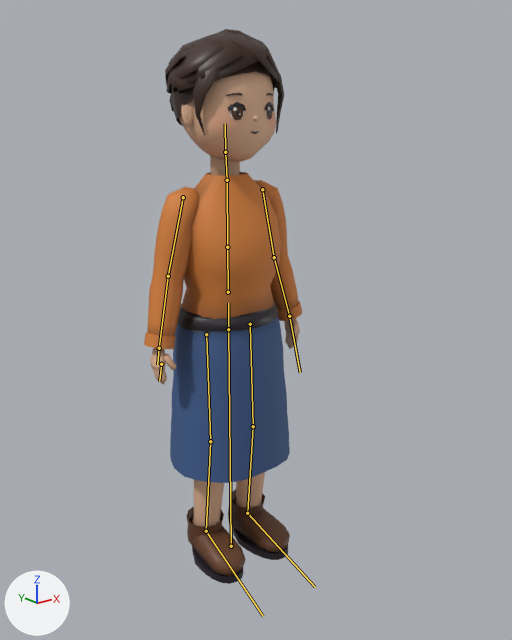
The glTF model public/models/villager-woman.glb as it was, and as the next commit left it.
Camera for both pictures: a 50 mm lens placed at (-1.224, -1.662, 1.444), pointed at (0.012, -0.117, 0.826). The lights are fixed; the arrows at lower left show +X, +Y and +Z. The first picture is the older version. The bones that bend it are drawn over the model as lines.

The first picture shows 'villager-woman'.
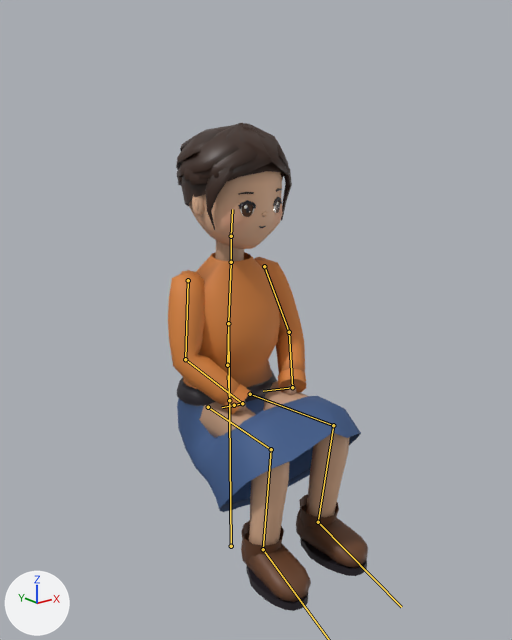
The newer file adds an action. The first version stands in its rest pose; the second is drawn at frame 6 of the action 'Sit'.

Changed parts and their boxes (x1, y1, x2, y2) in the pictures (512 x 640 px):
```json
{"object": "villager-woman", "change": "posed", "before": [144, 29, 302, 584], "after": [168, 123, 368, 611], "on screen": "26% wider, 12% shorter"}
{"bone": "hips", "before": "(228, 329) to (228, 303)", "after": "(229, 400) to (228, 375)"}
{"bone": "spine", "before": "(228, 292) to (227, 247)", "after": "(227, 365) to (228, 323)"}
{"bone": "chest", "before": "(227, 247) to (227, 180)", "after": "(228, 323) to (231, 262)"}
{"bone": "head", "before": "(225, 152) to (225, 123)", "after": "(231, 236) to (232, 209)"}
{"bone": "upperarm_L", "before": "(262, 189) to (274, 257)", "after": "(264, 266) to (289, 332)"}
{"bone": "forearm_L", "before": "(274, 257) to (289, 316)", "after": "(289, 332) to (292, 387)"}
{"bone": "hand_L", "before": "(289, 316) to (300, 372)", "after": "(292, 387) to (263, 391)"}
{"bone": "upperarm_R", "before": "(183, 197) to (168, 276)", "after": "(188, 280) to (185, 359)"}
{"bone": "forearm_R", "before": "(168, 276) to (159, 348)", "after": "(185, 359) to (242, 403)"}
{"bone": "hand_R", "before": "(159, 348) to (157, 364)", "after": "(242, 403) to (231, 406)"}
{"bone": "thigh_L", "before": "(250, 324) to (253, 426)", "after": "(250, 394) to (333, 425)"}
{"bone": "shin_L", "before": "(253, 426) to (247, 513)", "after": "(333, 425) to (318, 522)"}
{"bone": "foot_L", "before": "(247, 513) to (315, 587)", "after": "(318, 522) to (401, 607)"}
{"bone": "thigh_R", "before": "(206, 334) to (210, 441)", "after": "(208, 407) to (271, 449)"}
{"bone": "shin_R", "before": "(210, 441) to (206, 531)", "after": "(271, 449) to (263, 549)"}
```

Edits to the scene script, one JSON object a line:
```json
{"block": "bone_hips", "where": "bone_hips = bpy.data.objects['Villager'].pose.bones['hips']  # child of 'root'"}
{"op": "set", "path": "bone_hips.location", "old": "(0.0, 0.0, 0.0)", "new": "(0.0, -0.236, 0.0)"}
{"op": "set", "path": "bone_hips.rotation_quaternion", "old": "(1.0, 0.0, 0.0, 0.0)", "new": "(0.999, -0.035, 0.0, 0.0)", "note": "degrees (0, 0, 0) -> degrees (-4, 0, 0)"}
{"block": "bone_spine", "where": "bone_spine = bpy.data.objects['Villager'].pose.bones['spine']  # child of 'hips'"}
{"op": "set", "path": "bone_spine.rotation_quaternion", "old": "(1.0, 0.0, 0.0, 0.0)", "new": "(0.998, 0.061, 0.0, 0.0)", "note": "degrees (0, 0, 0) -> degrees (7, 0, 0)"}
{"block": "bone_chest", "where": "bone_chest = bpy.data.objects['Villager'].pose.bones['chest']  # child of 'spine'"}
{"op": "set", "path": "bone_chest.rotation_quaternion", "old": "(1.0, 0.0, 0.0, 0.0)", "new": "(1.0, 0.015, 0.0, 0.0)", "note": "degrees (0, 0, 0) -> degrees (2, 0, 0)"}
{"block": "bone_head", "where": "bone_head = bpy.data.objects['Villager'].pose.bones['head']  # child of 'neck'"}
{"op": "set", "path": "bone_head.rotation_quaternion", "old": "(1.0, 0.0, 0.0, 0.0)", "new": "(1.0, 0.006, 0.019, -0.002)", "note": "degrees (0, 0, 0) -> degrees (1, 2, 0)"}
{"block": "bone_upperarm_l", "where": "bone_upperarm_l = bpy.data.objects['Villager'].pose.bones['upperarm_L']  # child of 'chest'"}
{"op": "set", "path": "bone_upperarm_l.rotation_quaternion", "old": "(1.0, 0.0, 0.0, 0.0)", "new": "(-0.893, 0.142, -0.409, 0.123)", "note": "degrees (0, 0, 0) -> degrees (-29, 44, -28)"}
{"block": "bone_forearm_l", "where": "bone_forearm_l = bpy.data.objects['Villager'].pose.bones['forearm_L']  # child of 'upperarm_L'"}
{"op": "set", "path": "bone_forearm_l.rotation_quaternion", "old": "(1.0, 0.0, 0.0, 0.0)", "new": "(0.921, -0.38, 0.0, -0.091)", "note": "degrees (0, 0, 0) -> degrees (-45, -4, -10)"}
{"block": "bone_hand_l", "where": "bone_hand_l = bpy.data.objects['Villager'].pose.bones['hand_L']  # child of 'forearm_L'"}
{"op": "set", "path": "bone_hand_l.rotation_quaternion", "old": "(1.0, 0.0, 0.0, 0.0)", "new": "(0.428, 0.765, -0.367, 0.311)", "note": "degrees (0, 0, 0) -> degrees (136, -52, -29)"}
{"block": "bone_upperarm_r", "where": "bone_upperarm_r = bpy.data.objects['Villager'].pose.bones['upperarm_R']  # child of 'chest'"}
{"op": "set", "path": "bone_upperarm_r.rotation_quaternion", "old": "(1.0, 0.0, 0.0, 0.0)", "new": "(-0.893, 0.142, 0.409, -0.123)", "note": "degrees (0, 0, 0) -> degrees (-29, -44, 28)"}
{"block": "bone_forearm_r", "where": "bone_forearm_r = bpy.data.objects['Villager'].pose.bones['forearm_R']  # child of 'upperarm_R'"}
{"op": "set", "path": "bone_forearm_r.rotation_quaternion", "old": "(1.0, 0.0, 0.0, 0.0)", "new": "(0.921, -0.38, 0.0, 0.091)", "note": "degrees (0, 0, 0) -> degrees (-45, 4, 10)"}
{"block": "bone_hand_r", "where": "bone_hand_r = bpy.data.objects['Villager'].pose.bones['hand_R']  # child of 'forearm_R'"}
{"op": "set", "path": "bone_hand_r.rotation_quaternion", "old": "(1.0, 0.0, 0.0, 0.0)", "new": "(0.428, 0.765, 0.367, -0.311)", "note": "degrees (0, 0, 0) -> degrees (136, 52, 29)"}
{"block": "bone_thigh_l", "where": "bone_thigh_l = bpy.data.objects['Villager'].pose.bones['thigh_L']  # child of 'hips'"}
{"op": "set", "path": "bone_thigh_l.rotation_quaternion", "old": "(1.0, 0.0, 0.0, 0.0)", "new": "(0.736, -0.675, -0.037, -0.035)", "note": "degrees (0, 0, 0) -> degrees (-85, -6, 0)"}
{"block": "bone_shin_l", "where": "bone_shin_l = bpy.data.objects['Villager'].pose.bones['shin_L']  # child of 'thigh_L'"}
{"op": "set", "path": "bone_shin_l.rotation_quaternion", "old": "(1.0, 0.0, 0.0, 0.0)", "new": "(0.704, 0.71, 0.0, 0.005)", "note": "degrees (0, 0, 0) -> degrees (91, 0, 0)"}
{"block": "bone_foot_l", "where": "bone_foot_l = bpy.data.objects['Villager'].pose.bones['foot_L']  # child of 'shin_L'"}
{"op": "set", "path": "bone_foot_l.rotation_quaternion", "old": "(1.0, 0.0, 0.0, 0.0)", "new": "(0.999, -0.027, 0.025, 0.038)", "note": "degrees (0, 0, 0) -> degrees (-3, 3, 4)"}
{"block": "bone_thigh_r", "where": "bone_thigh_r = bpy.data.objects['Villager'].pose.bones['thigh_R']  # child of 'hips'"}
{"op": "set", "path": "bone_thigh_r.rotation_quaternion", "old": "(1.0, 0.0, 0.0, 0.0)", "new": "(0.736, -0.675, 0.037, 0.035)", "note": "degrees (0, 0, 0) -> degrees (-85, 6, 0)"}
{"block": "bone_shin_r", "where": "bone_shin_r = bpy.data.objects['Villager'].pose.bones['shin_R']  # child of 'thigh_R'"}
{"op": "set", "path": "bone_shin_r.rotation_quaternion", "old": "(1.0, 0.0, 0.0, 0.0)", "new": "(0.704, 0.71, 0.0, -0.005)", "note": "degrees (0, 0, 0) -> degrees (91, 0, 0)"}
{"block": "bone_foot_r", "where": "bone_foot_r = bpy.data.objects['Villager'].pose.bones['foot_R']  # child of 'shin_R'"}
{"op": "set", "path": "bone_foot_r.rotation_quaternion", "old": "(1.0, 0.0, 0.0, 0.0)", "new": "(0.999, -0.027, -0.025, -0.038)", "note": "degrees (0, 0, 0) -> degrees (-3, -3, -4)"}
```
